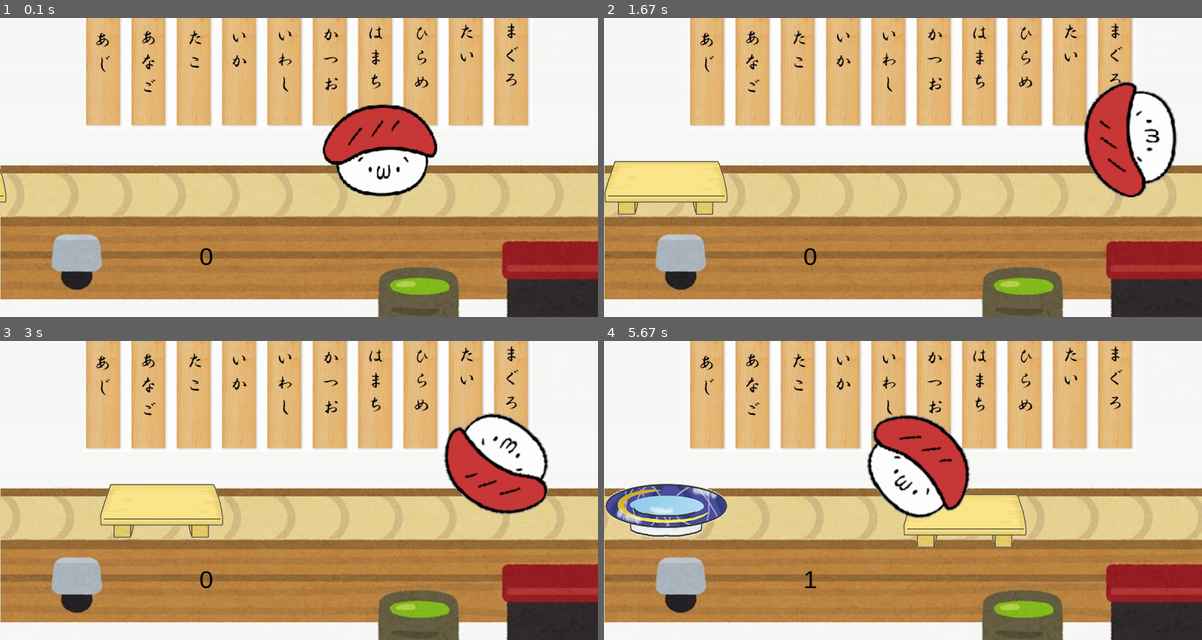
Above: before the commit, frames 1-4 (two rows, left to right).
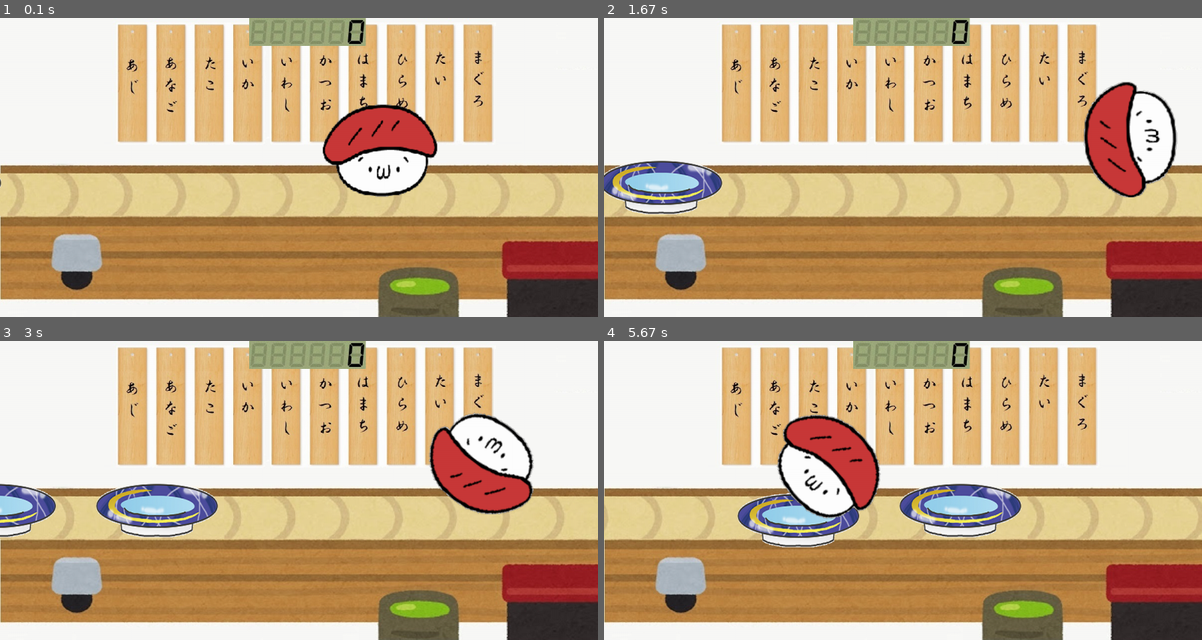
Above: after the commit, the same moments.

Repository: mat-tun-neo/game
Game: pygame game, started from kaitenzushi-kun.py
Two runs of this game, one before a commit and one after it. Both use one fixed random seed, a clock stepped at 60 frames per second and the inputs below.
Inputs:
- Up to frame 1 (0.1 s): no input
- Up to frame 2 (1.67 s): hold Right 0.33-0.8 s
- Up to frame 3 (3 s): hold Left 2.28-2.68 s
- Up to frame 4 (5.67 s): hold Left 3.78-4.25 s

The runs differ from the first frame. In frame 1, 19% of the frame differs, in the area x 0-89%, y 0-83%; in frame 2, 22%; in frame 3, 26%; in frame 4, 33%.

Commit message:
20200328

Diff:
--- a/kaitenzushi-kun.py
+++ b/kaitenzushi-kun.py
@@ -1,25 +1,31 @@
 from pygame_functions import *
+from random import random
 
 SCREEN_X = 1200
 SCREEN_Y = 600
 PLAYER_ALLIMAGE = 27
-PLAYER_MOVELEN = 12
+PLAYER_MOVELEN = 16
 PLAYER_WIDTH = 192
 PLAYER_HEIGHT = 160
 PLAYER_SCALE = 1.5
-DISH_ALLIMAGE = 3
+GROUND = 380 - PLAYER_HEIGHT * PLAYER_SCALE - 20
+TOUCH_JUDGE = 30
+RAIL_Y = 312
 DISH_MOVELEN = 5
 DISH_WIDTH = 250
 DISH_HEIGHT = 113
 DISH_SCALE = 1.2
 DISH_NUM = 5
-DISH_INTERVAL = 2
-GROUND = 380 - PLAYER_HEIGHT * PLAYER_SCALE - 20
-TOUCH_JUDGE = 30
-RAIL_Y = 312
+DISH_APPEAR = 0.01
+DISH_VALUE = 100
+DISH_X = DISH_WIDTH * (-1)
 DISH_Y = RAIL_Y - DISH_HEIGHT / 3 + 10
+KAIKEI_KETA = 6
+KAIKEI_X = 500
+KAIKEI_Y = 0
+KAIKEI_WIDTH = 39
 
-screenSize(SCREEN_X, SCREEN_Y)
+screen = screenSize(SCREEN_X, SCREEN_Y)
 setBackgroundImage("images/bg_kaitenzushi.jpg")
 
 all_rails = []
@@ -36,7 +42,7 @@
 all_dishes = []
 for i in range(DISH_NUM):
     dish = makeSprite("images/dish" + format(i, '02') + ".png")
-    dish.x = i * SCREEN_X / DISH_INTERVAL * (-1) - DISH_WIDTH
+    dish.x = DISH_WIDTH * (-1)
     dish.y = DISH_Y
     moveSprite(dish, dish.x, dish.y)
     showSprite(dish)
@@ -50,15 +56,24 @@
 transformSprite(player, 0, PLAYER_SCALE)
 moveSprite(player, player_x, GROUND)
 showSprite(player)
-
 left = False
 right = False
-score = 0
-scorelabel = makeLabel(str(score), 50, SCREEN_X / 3, 450, "black")
-showLabel(scorelabel)
+
+def kaikei(n):
+    j = 0
+    for i in range(KAIKEI_KETA):
+        if KAIKEI_KETA - len(str(n)) > i:
+            kaikei = makeImage("images/a.jpg")
+        else:
+            kaikei = makeImage("images/" + str(n)[j] + ".jpg")
+            j += 1
+        screen.blit(kaikei, (KAIKEI_X + KAIKEI_WIDTH * i, KAIKEI_Y))
 
 nextFrame = clock()
 playerImgNo = 0
+score = 0
+kaikei(score)
+dish_appearflg = 0
 
 while True:
     if not left and not right:
@@ -86,6 +101,7 @@
             else:
                 player_x += DISH_MOVELEN
             moveSprite(player, player_x, GROUND)
+
     if right:
         if clock() > nextFrame:
             playerImgNo -= 1
@@ -116,18 +132,28 @@
             rail.x = SCREEN_X * (-1)
         moveSprite(rail, rail.x, RAIL_Y)
 
+    cnt = 1
     for dish in all_dishes:
-        dish.x += DISH_MOVELEN
-        if left and playerImgNo == 24 and touching(player, dish):
-            dish.y += 10
-            score += 1
-            changeLabel(scorelabel, str(score))
-        if dish.y > DISH_Y:
-            dish.y += 10
-        moveSprite(dish, dish.x, dish.y)
+        if dish_appearflg == 0 and dish.x == DISH_X and random() < DISH_APPEAR:
+            dish.x += DISH_MOVELEN
+            dish_appearflg = cnt
+
+        if (left and playerImgNo == 24) and touching(player, dish):
+            dish.y += DISH_MOVELEN * 2
+        if SCREEN_Y > dish.y > DISH_Y:
+            dish.y += DISH_MOVELEN * 2
+        if dish.y > SCREEN_Y:
+            dish.y = SCREEN_Y
+            score += DISH_VALUE
+            kaikei(score)
         if dish.x > SCREEN_X:
-            dish.x = DISH_WIDTH * (-1)
-            if dish.y > SCREEN_Y:
-                dish.y = DISH_Y
+            dish.x = DISH_X
+            dish.y = DISH_Y
+        elif dish.x > DISH_X:
+            moveSprite(dish, dish.x, dish.y)
+            dish.x += DISH_MOVELEN
+            if cnt == dish_appearflg and dish.x > 0:
+                dish_appearflg = 0
+        cnt += 1
 
     tick(30)
Binary file added: images/0.jpg
Binary file added: images/1.jpg
Binary file added: images/2.jpg
Binary file added: images/3.jpg
Binary file added: images/4.jpg
Binary file added: images/5.jpg
Binary file added: images/6.jpg
Binary file added: images/7.jpg
Binary file added: images/8.jpg
Binary file added: images/9.jpg
Binary file added: images/a.jpg
Binary file changed: images/bg_kaitenzushi.jpg
